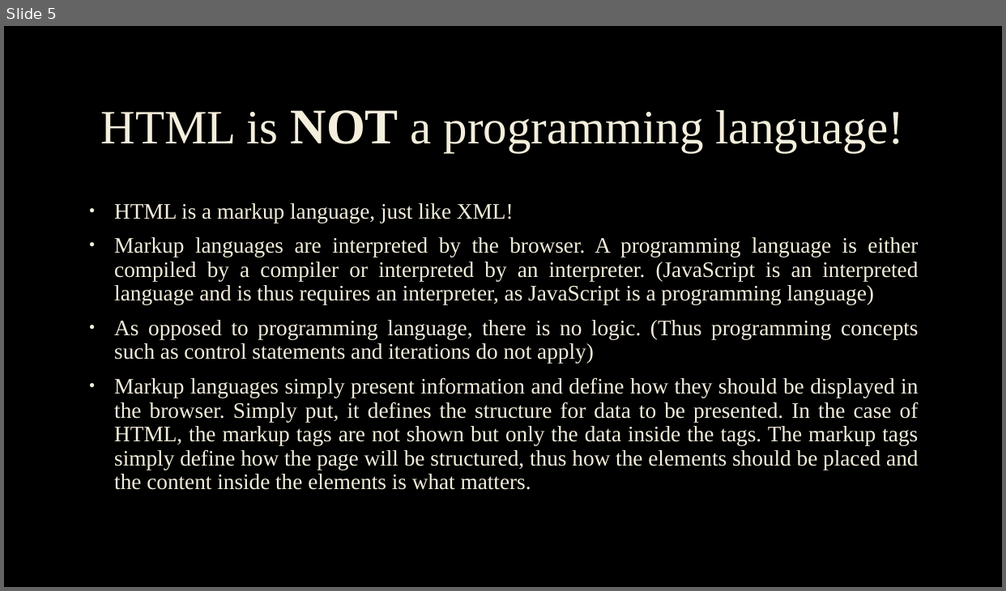
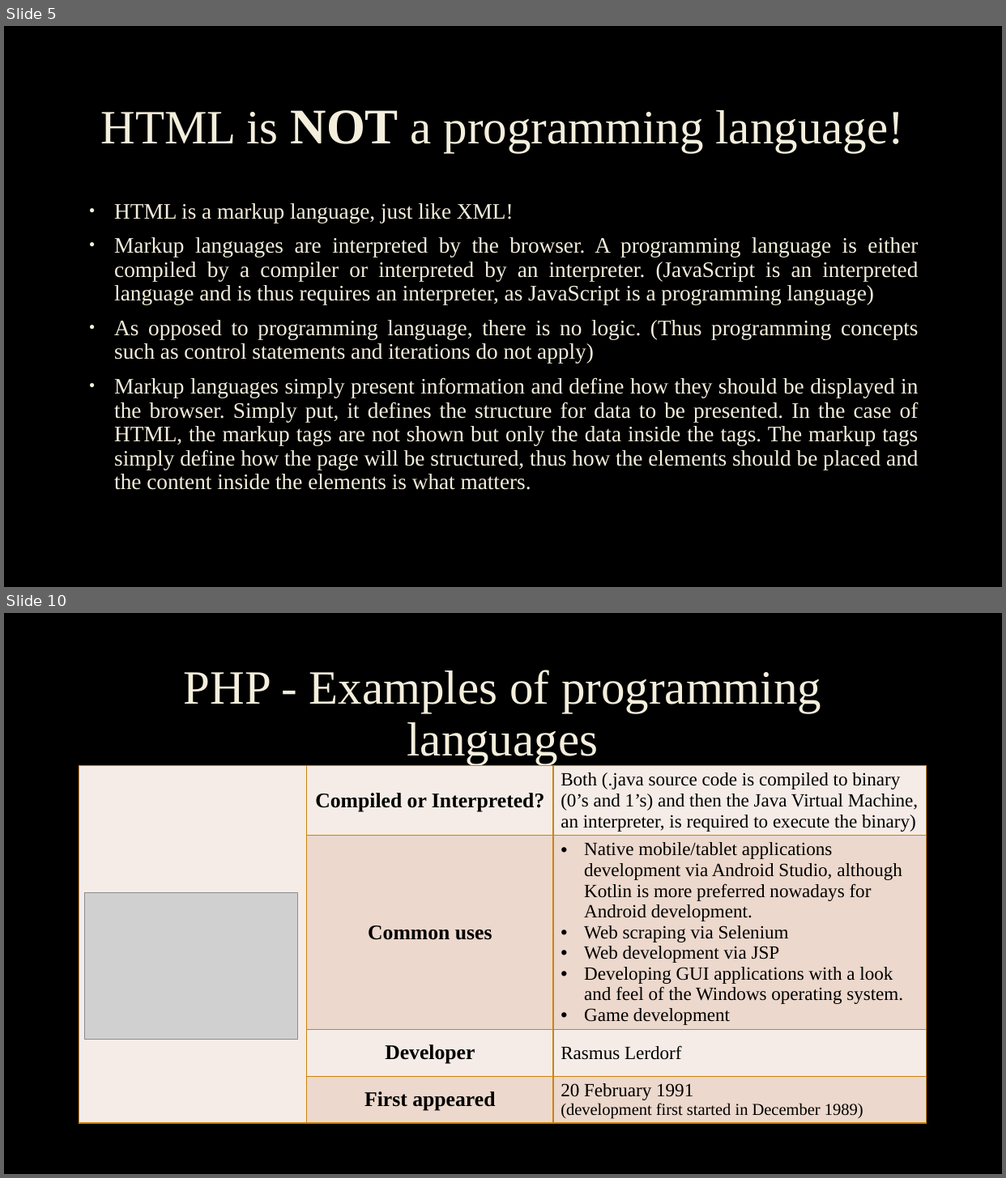
Before and after one commit to mandyfarrugia2001/webdevtuts, a slide deck: Presentations/4. Creating your first webpage using HTML.pptx. Shown one above the other, each under a label of ours: slide 5 before the commit, slides 5 and 10 after it; the slides between them are not shown. The pictures are 1006x591 and 1006x1178 pixels, drawn with LibreOffice and Linux fonts; fonts in the diff are those of the drawing; grey boxes stand for pictures; background and template pictures are left out. Boxes give left, top, right and bottom in pixels: in the first picture for what was removed or moved away, otherwise in the second. Text is boxed around its words. In the diff, an @@ line names an element or a change of style, - is before the commit and + after.

```diff
--- a/Presentations/4. Creating your first webpage using HTML.pptx
+++ b/Presentations/4. Creating your first webpage using HTML.pptx
@@ slide 10 added at [4,613,1002,1174], background picture (left out) @@
@@ title added at [184,670,821,764], 46 pt, text #F4EEDC @@
+PHP - Examples of programming languages
@@ table added at [79,766,927,1148], 4 rows, 3 columns @@
+ | Compiled or Interpreted? | Both (.java source code is compiled to binary (0’s and 1’s) and then the Java Virtual Machine, an interpreter, is required to execute the binary)
+ | Common uses | Native mobile/tablet applications development via Android Studio, although Kotlin is more preferred nowadays for Android development. / Web scraping via Selenium / Web development via JSP / Developing GUI applications with a look and feel of the Windows operating system. / Game development
+ | Developer | Rasmus Lerdorf
+ | First appeared | 20 February 1991 / (development first started in December 1989)
@@ picture added at [85,893,298,1040] @@
```
Also in this commit, not shown: 2 slides changed, 3 other slides added, 1 other file.
